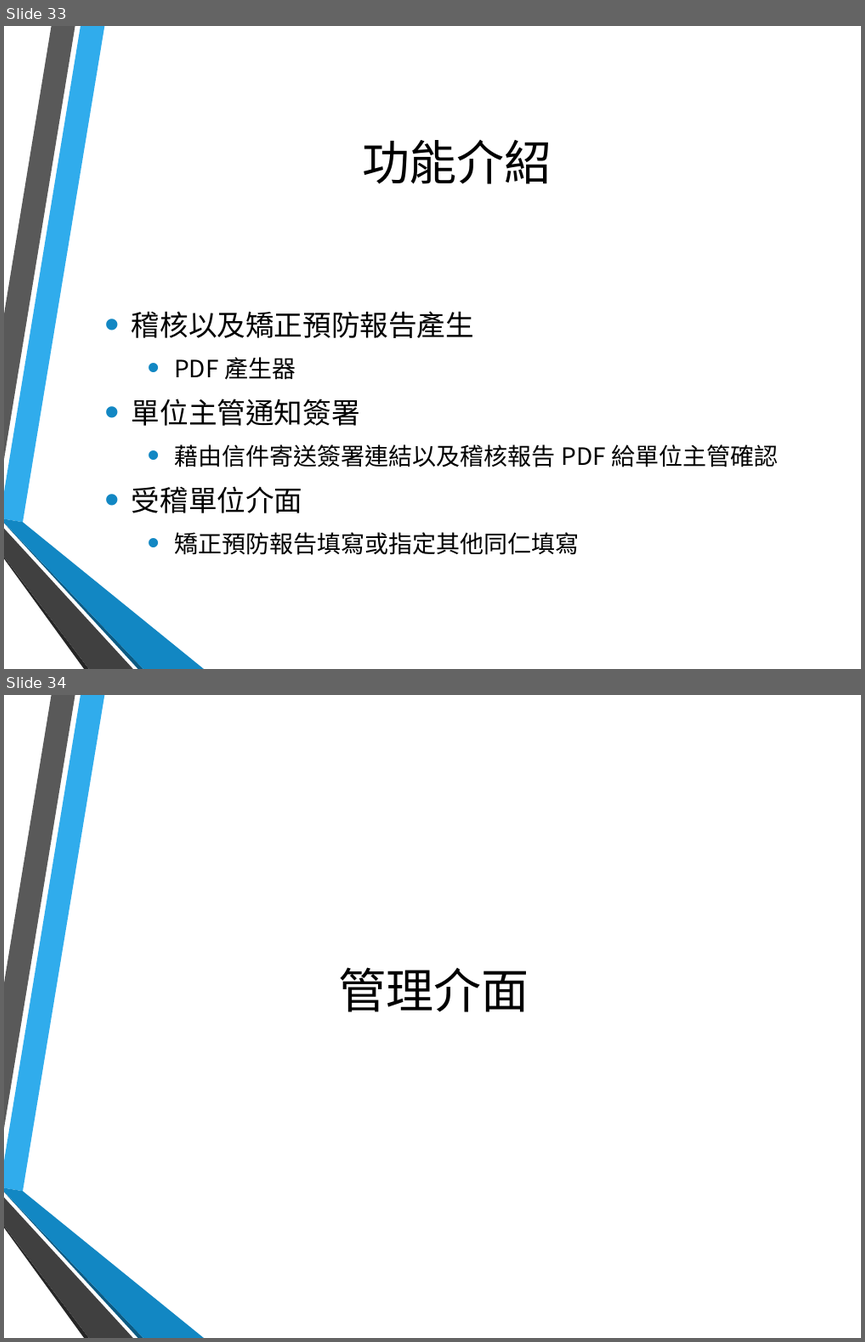
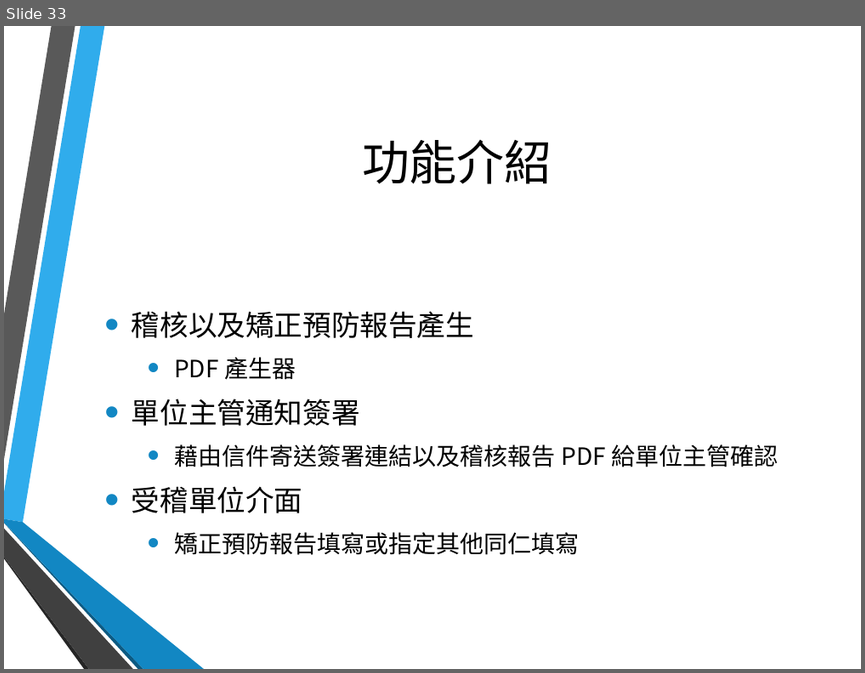
Before and after one commit to hsinewu/pia, a slide deck: Presentation/報告投影片.pptx. Shown one above the other, each under a label of ours: slides 33 and 34 before the commit, slide 33 after it. The pictures are 865x1342 and 865x673 pixels, drawn with LibreOffice and Linux fonts; fonts in the diff are those of the drawing; background and template pictures are left out. Boxes give left, top, right and bottom in pixels: in the first picture for what was removed or moved away, otherwise in the second. Text is boxed around its words. In the diff, an @@ line names an element or a change of style, - is before the commit and + after.

```diff
--- a/Presentation/報告投影片.pptx
+++ b/Presentation/報告投影片.pptx
@@ slide 34 removed at bbox=[4, 695, 861, 1338], background picture (left out); not listed: 6 template elements that a slide beside it also shows @@
@@ title removed at bbox=[338, 967, 528, 1012] @@
-管理介面
```
Also in this commit, not shown: 4 slides changed, 3 slides added, 1 other slide removed.
